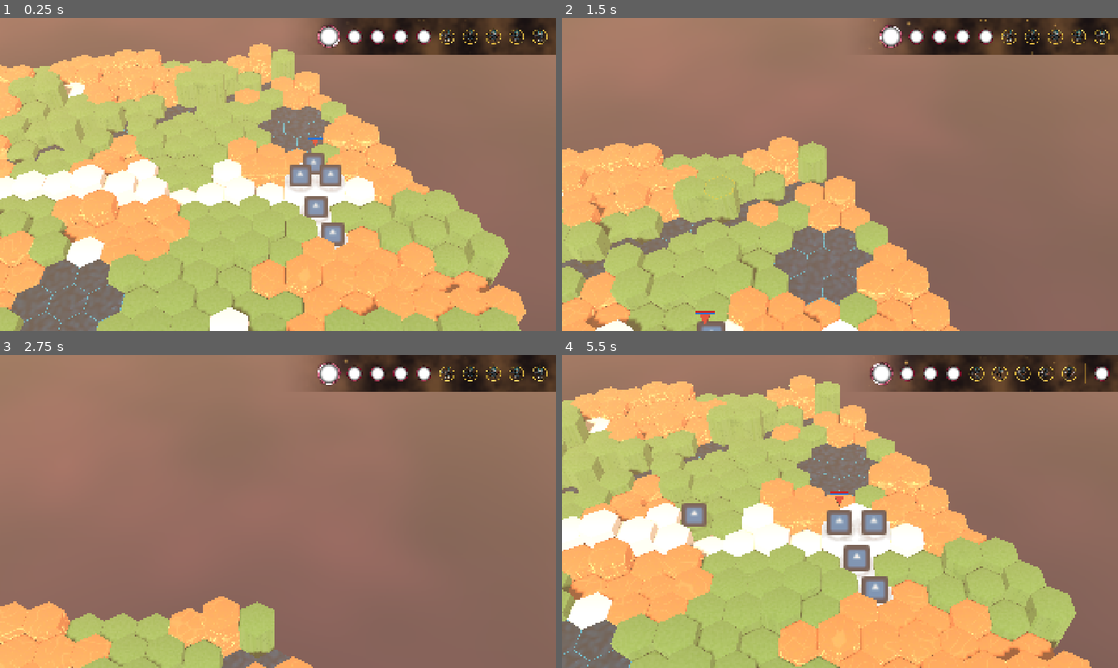
Above: before the commit, frames 1-4 (two rows, left to right).
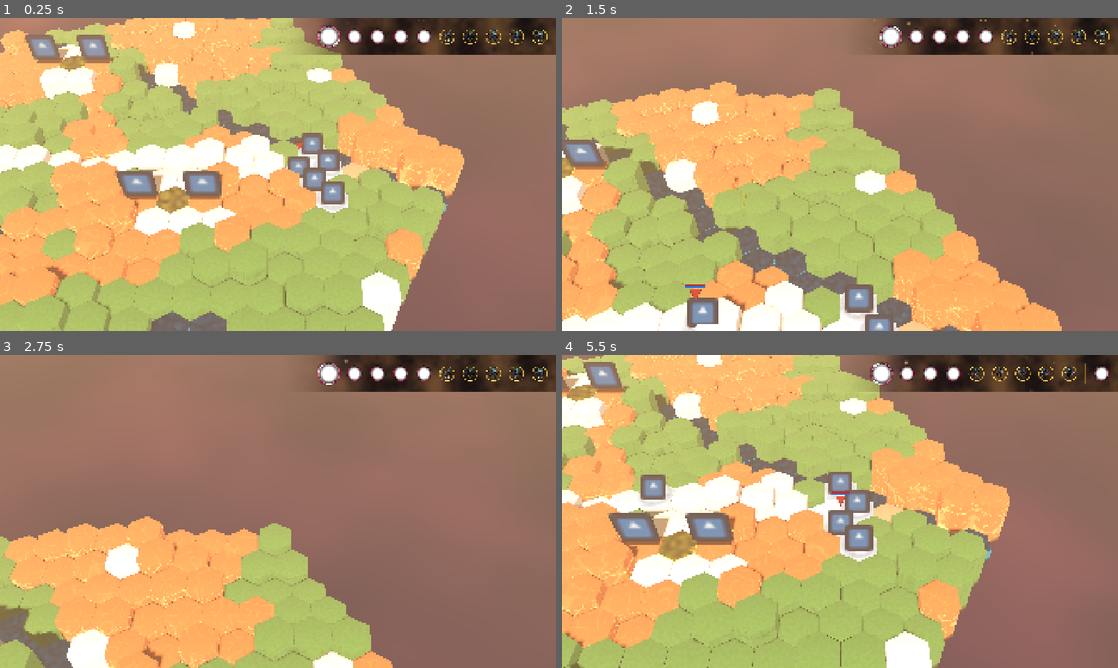
Above: after the commit, the same moments.

Repository: Kobraxos/Mythologia
Game: Godot game, scene res://levels/test_room/test_level.tscn
Two runs of this game, one before a commit and one after it. Both use one fixed random seed, a clock stepped at 60 frames per second and the inputs below. The project has no main scene, so this scene is started directly. The engine's default icon, where the game draws it, is replaced by a stand-in: a white triangle on a blue panel in a dark square.
Inputs (mouse positions are in pixels of both pictures, inside the frame that each line leads up to):
- Up to frame 1 (0.25 s): no input
- Up to frame 2 (1.5 s): move the mouse to (962, 158) at 0.52 s; hold Up (ui_up) 0.53-1.28 s; tap S (camera_backward) at 0.6 s; move the mouse to (728, 190) at 1.27 s; tap W (camera_forward) at 1.35 s
- Up to frame 3 (2.75 s): move the mouse to (333, 442) at 2.02 s; hold Up (ui_up) from 2.03 s (still down); tap A (camera_left) at 2.1 s
- Up to frame 4 (5.5 s): move the mouse to (812, 574) at 2.77 s; tap D (camera_right) at 2.85 s; move the mouse to (1006, 558) at 3.52 s; release Up (ui_up) at 3.53 s; tap Q (camera_rotate_left) at 3.6 s; move the mouse to (673, 464) at 4.27 s; tap E (camera_rotate_right) at 4.35 s; tap Enter at 5 s; move the mouse to (867, 511) at 5.02 s; tap Mouse wheel up (camera_zoom_in) at 5.1 s

The runs differ from the first frame. In frame 1, 54% of the frame differs, in the area x 0-95%, y 0-100%; in frame 2, 40%; in frame 3, 25%; in frame 4, 54%.

Commit message:
feat: implement grid manager for terrain/surface state and initialize test level scene

Diff:
--- a/levels/test_room/test_level.tscn
+++ b/levels/test_room/test_level.tscn
@@ -51,7 +51,6 @@
 
 [node name="GridGenerator" type="Node3D" unique_id=1068552106]
 script = ExtResource("1_hw46n")
-map_shape = 1
 elevation_noise = SubResource("FastNoiseLite_kt0r7")
 active_biome = ExtResource("10_biome")
 moisture_noise = SubResource("FastNoiseLite_moisture")
--- a/systems/grid/grid_manager.gd
+++ b/systems/grid/grid_manager.gd
@@ -29,19 +29,27 @@
 var _elevation_map: Dictionary[Vector2i, int] = {}
 
 func _ready() -> void:
-	# Invalidation du cache dynamique via des lambdas (sécurité de signature AAA face aux Event Bus)
+	# Invalidation du cache dynamique (sans lambdas pour éviter les memory leaks au F8)
 	if CombatEvents.has_signal("unit_died"):
-		CombatEvents.unit_died.connect(func(_unit: Unit) -> void: clear_pathfinding_cache())
+		CombatEvents.unit_died.connect(_on_unit_died)
 
 	if TurnEvents.has_signal("active_unit_changed"):
-		TurnEvents.active_unit_changed.connect(func(_unit: Unit) -> void: clear_pathfinding_cache())
+		TurnEvents.active_unit_changed.connect(_on_active_unit_changed)
 
 	if GridEvents.has_signal("grid_topology_ready"):
 		GridEvents.grid_topology_ready.connect(_build_elevation_cache)
 
-	# S'il existe un événement lié aux mouvements complétés, le relier ici :
 	if GridEvents.has_signal("unit_moved"):
-		GridEvents.unit_moved.connect(func(_unit: Unit, _from_hex: Vector3i, _to_hex: Vector3i) -> void: clear_pathfinding_cache())
+		GridEvents.unit_moved.connect(_on_unit_moved)
+
+func _on_unit_died(_unit: Unit) -> void:
+	clear_pathfinding_cache()
+
+func _on_active_unit_changed(_unit: Unit) -> void:
+	clear_pathfinding_cache()
+
+func _on_unit_moved(_unit: Unit, _from_hex: Vector3i, _to_hex: Vector3i) -> void:
+	clear_pathfinding_cache()
 
 ## Purgation manuelle à déclencher après toute altération de l'état du plateau (mouvement, mort, spawn)
 func clear_pathfinding_cache() -> void:
Not shown: 1 places in levels/test_room/test_level.tscn that only renumber resources
